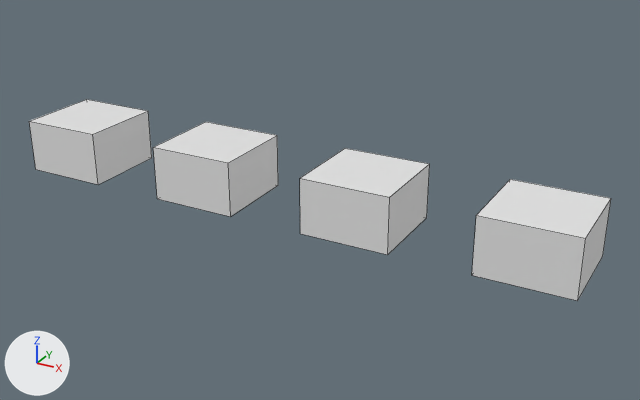
What one commit did to the FBX model assets/meshes/Car_Monster__neonffe03b.fbx.
Rendered twice from a 50 mm camera at (0.742, -1.234, 0.596) aimed at (0.055, 0.016, -0.029). Lighting does not change. The marker at lower left points along +X, +Y and +Z. The first picture is the older version. Mesh edges are drawn as thin lines. Where no turn or scale is listed for an object, it has been applied to the vertices.

Objects in the first picture: '_bake'.
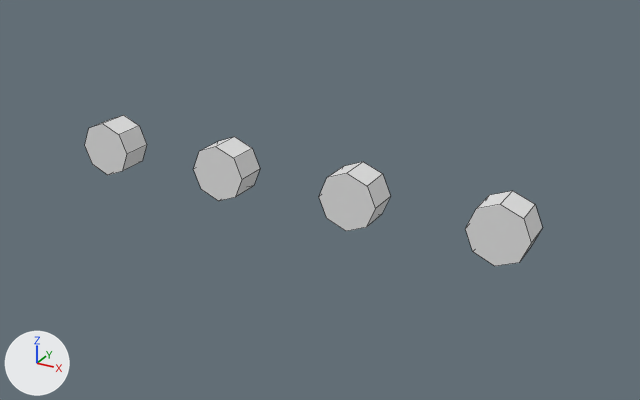
Location of each change, [x1, y1, x2, y2] in pixels of the pictures (640 x 400 px):
'_bake', reshaped (21% narrower, 25% shorter): before [29, 99, 611, 301]; after [85, 115, 542, 266]
part 1 of me_car_monster_neon_ffe03b, added: after [85, 115, 147, 175]
part 2 of me_car_monster_neon_ffe03b, added: after [194, 137, 260, 201]
part 3 of me_car_monster_neon_ffe03b, added: after [319, 162, 390, 231]
part 4 of me_car_monster_neon_ffe03b, added: after [465, 191, 542, 266]
part 5 of me_car_monster_neon_ffe03b, deleted: before [29, 99, 152, 184]
part 6 of me_car_monster_neon_ffe03b, deleted: before [153, 122, 278, 217]
part 7 of me_car_monster_neon_ffe03b, deleted: before [300, 148, 429, 255]
part 8 of me_car_monster_neon_ffe03b, deleted: before [472, 179, 611, 301]

The edits, one by one:
me_car_monster_neon_ffe03b is used by ob_bake; location (0.0, 0.0, 0.0).
me_car_monster_neon_ffe03b had 32 vertices, 24 faces and spanned x -0.53..0.53, y -0.08..0.08, z -0.05..0.05.
me_car_monster_neon_ffe03b now has 64 vertices, 40 faces and spans x -0.442..0.442, y -0.03..0.03, z -0.053..0.053.
me_car_monster_neon_ffe03b part 1: a new loose piece, an 8-sided cylinder along y spanning x -0.442..-0.337, y -0.03..0.03, z -0.053..0.053.
me_car_monster_neon_ffe03b part 2: a new loose piece, an 8-sided cylinder along y spanning x -0.182..-0.078, y -0.03..0.03, z -0.053..0.053.
me_car_monster_neon_ffe03b part 3: a new loose piece, an 8-sided cylinder along y spanning x 0.078..0.182, y -0.03..0.03, z -0.053..0.053.
me_car_monster_neon_ffe03b part 4: a new loose piece, an 8-sided cylinder along y spanning x 0.337..0.442, y -0.03..0.03, z -0.053..0.053.
me_car_monster_neon_ffe03b part 5: the loose piece of 8 vertices spanning x -0.53..-0.37, y -0.08..0.08, z -0.05..0.05 is deleted.
me_car_monster_neon_ffe03b part 6: the loose piece of 8 vertices spanning x -0.23..-0.07, y -0.08..0.08, z -0.05..0.05 is deleted.
me_car_monster_neon_ffe03b part 7: the loose piece of 8 vertices spanning x 0.07..0.23, y -0.08..0.08, z -0.05..0.05 is deleted.
me_car_monster_neon_ffe03b part 8: the loose piece of 8 vertices spanning x 0.37..0.53, y -0.08..0.08, z -0.05..0.05 is deleted.
